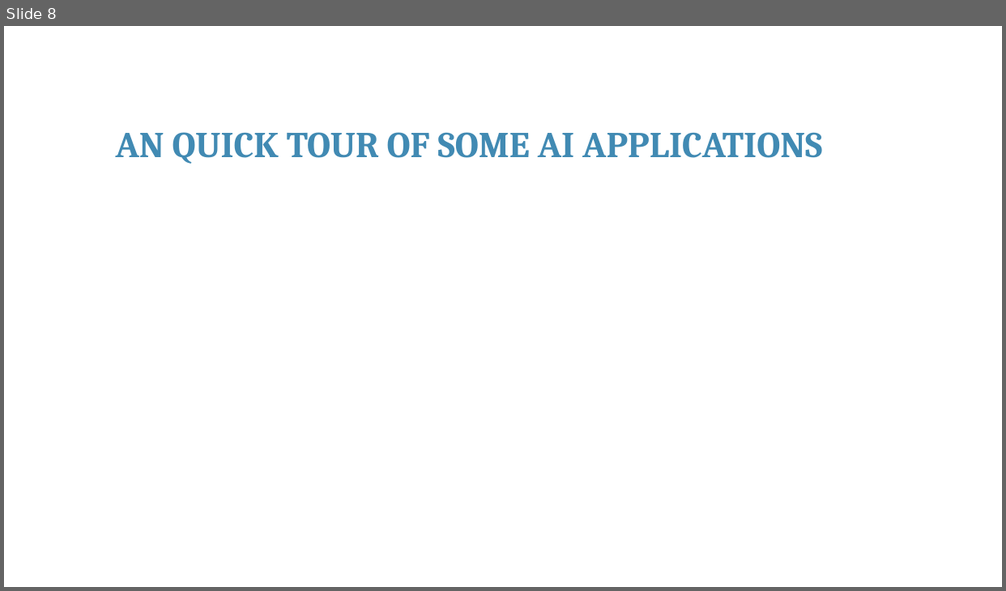
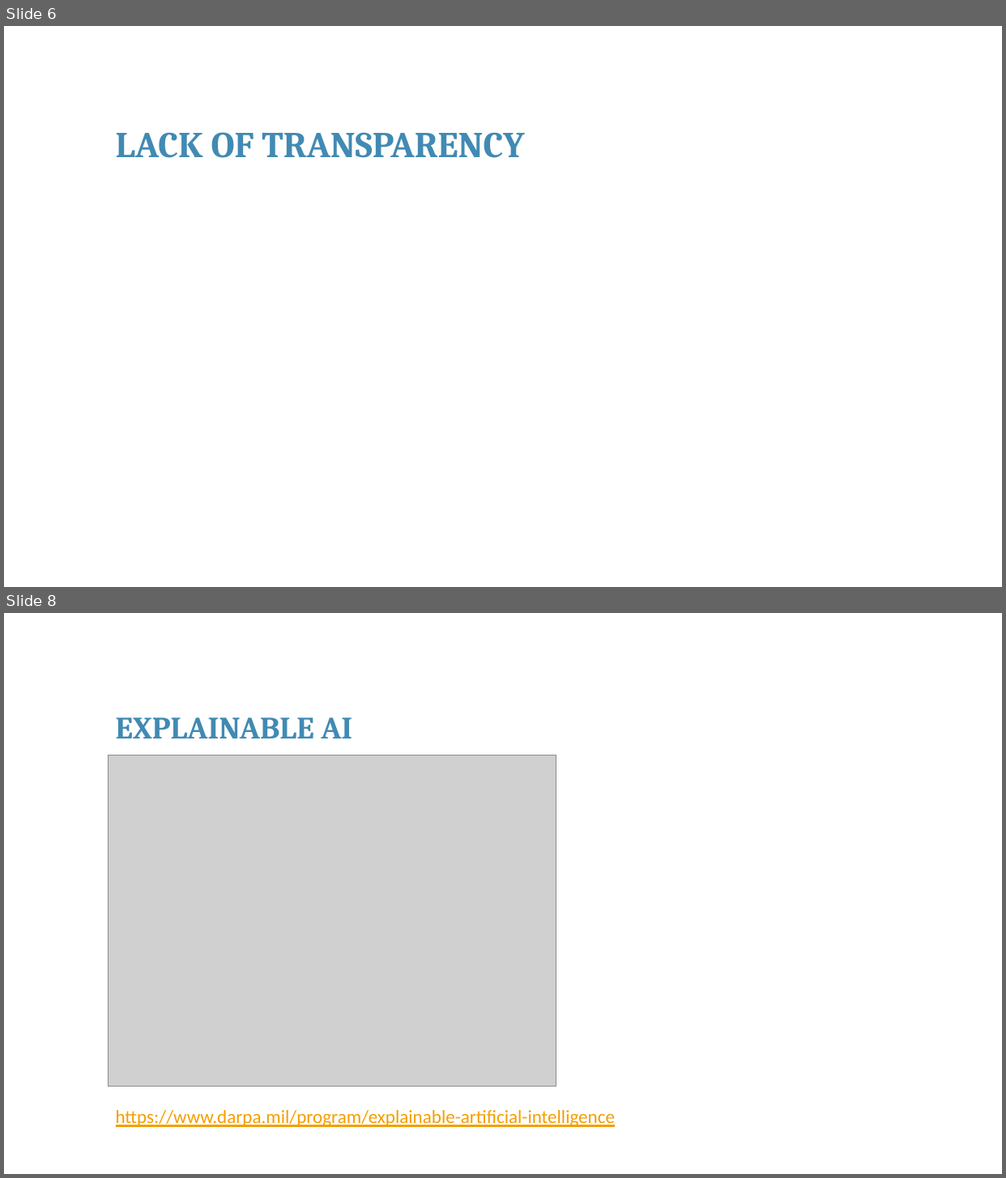
Before and after one commit to franckalbinet/itu-eaco-zanzibar-12-2018, a slide deck: presentations/session-6-ethics-of-ai.pptx. Shown one above the other, each under a label of ours: slide 8 before the commit, slides 6 and 8 after it; the slides between them are not shown. The pictures are 1006x591 and 1006x1178 pixels, drawn with LibreOffice and Linux fonts; fonts in the diff are those of the drawing; grey boxes stand for pictures; background and template pictures are left out. Boxes give left, top, right and bottom in pixels: in the first picture for what was removed or moved away, otherwise in the second. Text is boxed around its words. In the diff, an @@ line names an element or a change of style, - is before the commit and + after.

```diff
--- a/presentations/session-6-ethics-of-ai.pptx
+++ b/presentations/session-6-ethics-of-ai.pptx
@@ slide 8 added at [4, 613, 1002, 1174], background #FFFFFF @@
@@ text added at [116, 717, 352, 739], 30 pt, text #418AB3, bold @@
+EXPLAINABLE AI
@@ picture added at [108, 756, 556, 1086] @@
@@ text added at [116, 1110, 615, 1127], 18 pt, text #F59E00, underline @@
+https://www.darpa.mil/program/explainable-artificial-intelligence
@@ what was slide 8 is now slide 6 @@
@@ slide 6 changed as well @@
@@ text at [116, 132, 524, 158]: text changed @@
-AN QUICK TOUR OF SOME AI APPLICATIONS
+LACK OF TRANSPARENCY
```
Also in this commit, not shown: 3 other slides changed, 12 other slides added, 30 slides removed, 3 other files.
